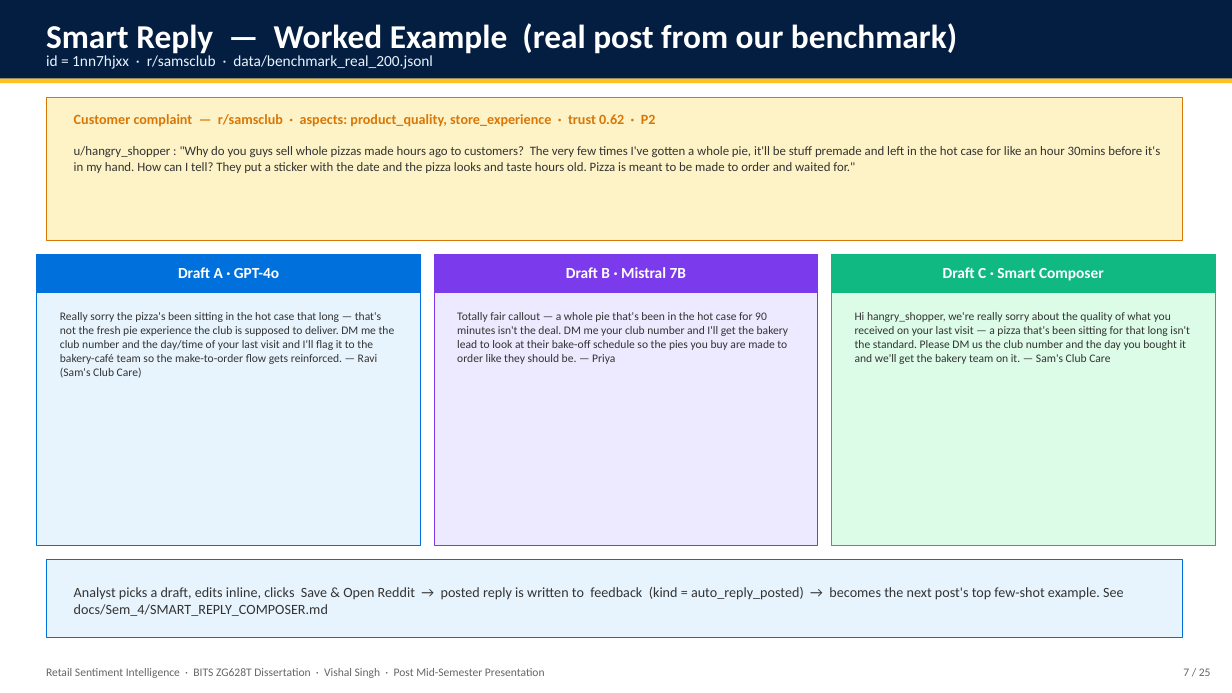
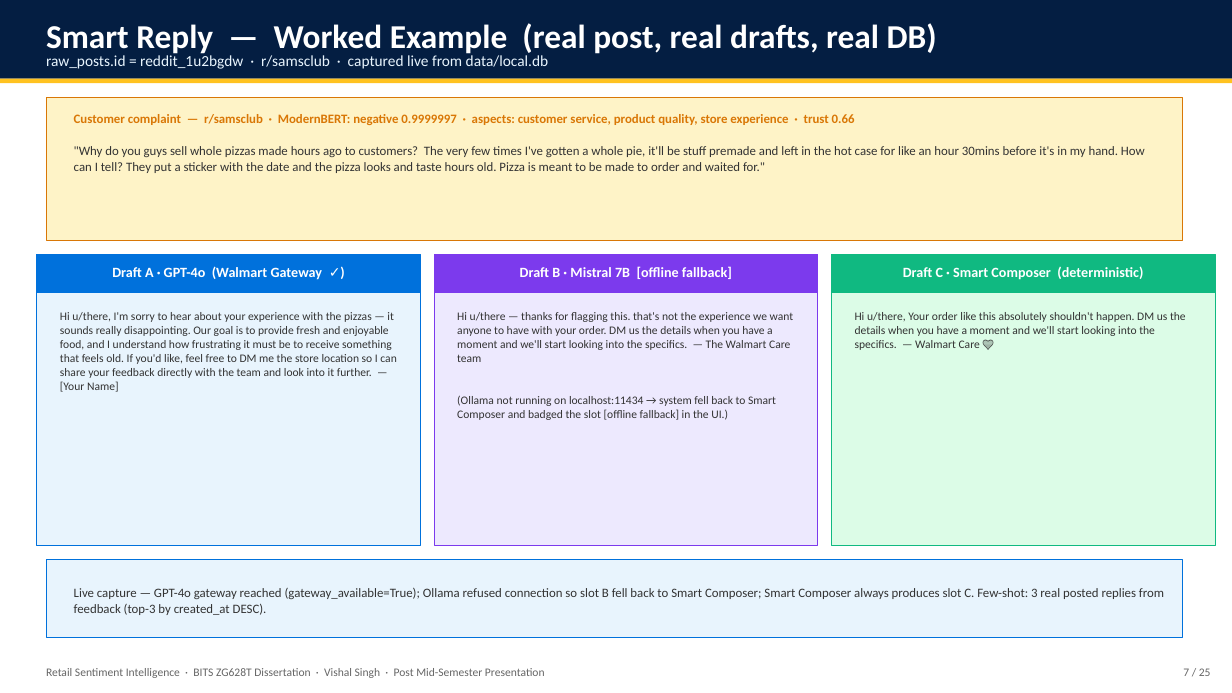
Before and after one commit to vishalvishal099/Retail-Sentiment-Intelligence, a slide deck: slide 7 of docs/Sem_4/FINAL_PRESENTATION_VishalSingh_2020AA05641.pptx. Drawn at 1232x693 pixels with LibreOffice and Linux fonts; fonts in the diff are those of the drawing. Boxes give left, top, right and bottom in pixels: in the first picture for what was removed or moved away, otherwise in the second. Text is boxed around its words. In the diff, an @@ line names an element or a change of style, - is before the commit and + after.

```diff
--- a/docs/Sem_4/FINAL_PRESENTATION_VishalSingh_2020AA05641.pptx
+++ b/docs/Sem_4/FINAL_PRESENTATION_VishalSingh_2020AA05641.pptx
@@ text at box(46, 23, 937, 57): text changed @@
-Smart Reply — Worked Example (real post from our benchmark)
+Smart Reply — Worked Example (real post, real drafts, real DB)
@@ text at box(46, 52, 548, 69): text changed @@
-id = 1nn7hjxx · r/samsclub · data/benchmark_real_200.jsonl
+raw_posts.id = reddit_1u2bgdw · r/samsclub · captured live from data/local.db
@@ text at box(74, 114, 855, 125): text changed; size 11 to 10 pt @@
-Customer complaint — r/samsclub · aspects: product_quality, store_experience · trust 0.62 · P2
+Customer complaint — r/samsclub · ModernBERT: negative 0.9999997 · aspects: customer service, product quality, store experience · trust 0.66
@@ text at box(74, 146, 1145, 173): text changed @@
-u/hangry_shopper : "Why do you guys sell whole pizzas made hours ago to customers? The very few times I've gotten a whole pie, it'll be stuff premade and left in the hot case for like an hour 30mins before it's in my hand. How can I tell? They put a sticker with the date and the pizza looks and taste hours old. Pizza is meant to be made to order and waited for."
+"Why do you guys sell whole pizzas made hours ago to customers? The very few times I've gotten a whole pie, it'll be stuff premade and left in the hot case for like an hour 30mins before it's in my hand. How can I tell? They put a sticker with the date and the pizza looks and taste hours old. Pizza is meant to be made to order and waited for."
@@ text at box(112, 266, 323, 280): text changed; size 12 to 11 pt @@
-Draft A · GPT-4o
+Draft A · GPT-4o (Walmart Gateway ✓)
@@ text at box(520, 266, 732, 279): text changed; size 12 to 11 pt @@
-Draft B · Mistral 7B
+Draft B · Mistral 7B [offline fallback]
@@ text at box(903, 266, 1143, 280): text changed; size 12 to 11 pt @@
-Draft C · Smart Composer
+Draft C · Smart Composer (deterministic)
@@ text at box(60, 312, 396, 392): text changed @@
-Really sorry the pizza's been sitting in the hot case that long — that's not the fresh pie experience the club is supposed to deliver. DM me the club number and the day/time of your last visit and I'll flag it to the bakery-café team so the make-to-order flow gets reinforced. — Ravi (Sam's Club Care)
+Hi u/there, I'm sorry to hear about your experience with the pizzas — it sounds really disappointing. Our goal is to provide fresh and enjoyable food, and I understand how frustrating it must be to receive something that feels old. If you'd like, feel free to DM me the store location so I can share your feedback directly with the team and look into it further. — [Your Name]
@@ text at box(457, 312, 794, 420): text changed @@
-Totally fair callout — a whole pie that's been in the hot case for 90 minutes isn't the deal. DM me your club number and I'll get the bakery lead to look at their bake-off schedule so the pies you buy are made to order like they should be. — Priya
+Hi u/there — thanks for flagging this. that's not the experience we want anyone to have with your order. DM us the details when you have a moment and we'll start looking into the specifics. — The Walmart Care team
+(Ollama not running on localhost:11434 → system fell back to Smart Composer and badged the slot [offline fallback] in the UI.)
@@ text at box(855, 312, 1186, 350): text changed @@
-Hi hangry_shopper, we're really sorry about the quality of what you received on your last visit — a pizza that's been sitting for that long isn't the standard. Please DM us the club number and the day you bought it and we'll get the bakery team on it. — Sam's Club Care
+Hi u/there, Your order like this absolutely shouldn't happen. DM us the details when you have a moment and we'll start looking into the specifics. — Walmart Care 💙
@@ text at box(74, 588, 1164, 615): text changed; size 11 to 10 pt @@
-Analyst picks a draft, edits inline, clicks Save & Open Reddit → posted reply is written to feedback (kind = auto_reply_posted) → becomes the next post's top few-shot example. See docs/Sem_4/SMART_REPLY_COMPOSER.md
+Live capture — GPT-4o gateway reached (gateway_available=True); Ollama refused connection so slot B fell back to Smart Composer; Smart Composer always produces slot C. Few-shot: 3 real posted replies from feedback (top-3 by created_at DESC).
```
Also in this commit, not shown: 3 other files.
